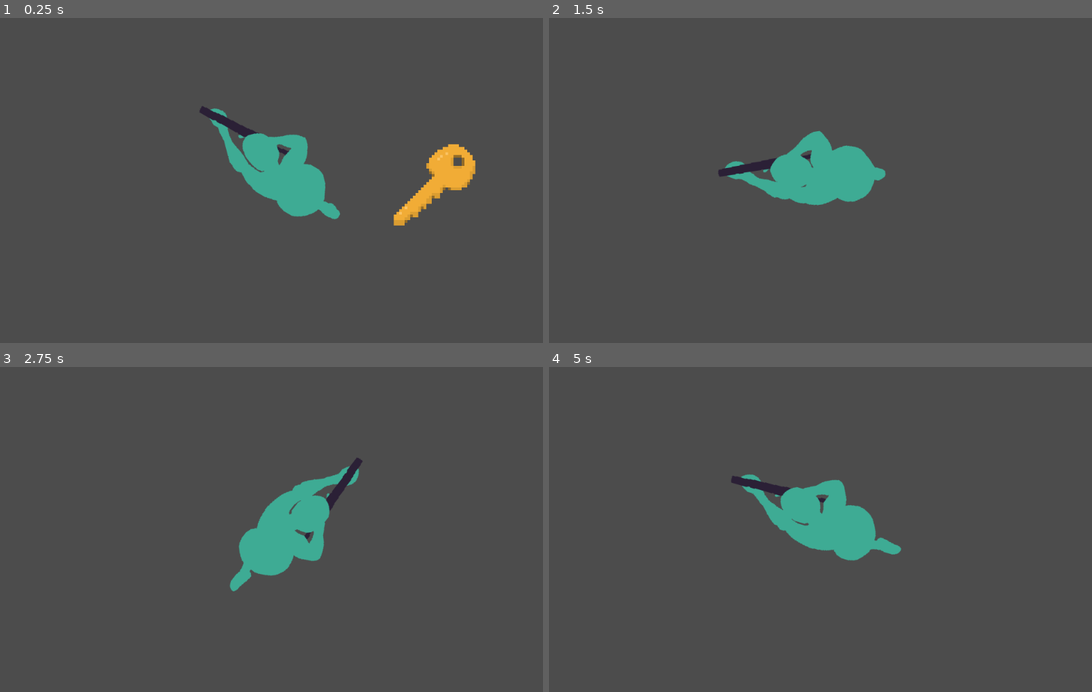
Above: before the commit, frames 1-4 (two rows, left to right).
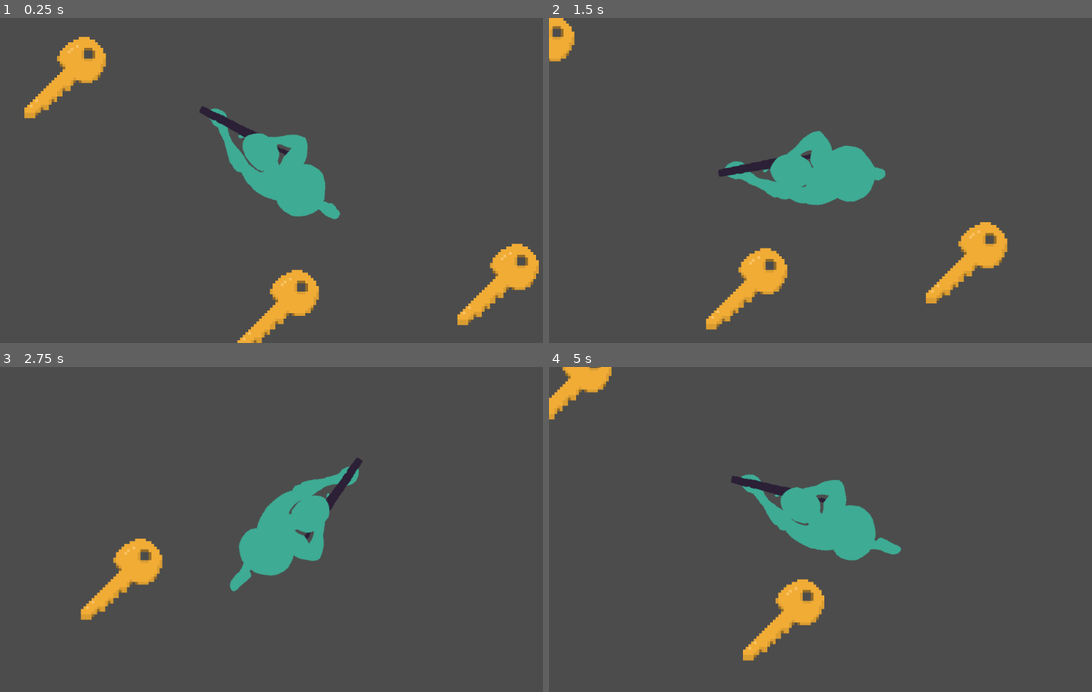
Above: after the commit, the same moments.

Repository: ZeeHatcher/project-vlastos
Game: Godot game, scene res://scenes/main.tscn
Two runs of this game, one before a commit and one after it. Both use one fixed random seed, a clock stepped at 60 frames per second and the inputs below. The project has no main scene, so this scene is started directly.
Inputs (mouse positions are in pixels of both pictures, inside the frame that each line leads up to):
- Up to frame 1 (0.25 s): no input
- Up to frame 2 (1.5 s): tap Enter at 0.5 s; move the mouse to (950, 164) at 0.52 s; press the mouse at (950, 164) at 0.53 s; hold D (right) 0.53-1.28 s; move the mouse to (717, 196) at 1.27 s; release the mouse at (717, 196) at 1.28 s; hold S (down) from 1.28 s (still down); click (717, 196) at 1.35 s
- Up to frame 3 (2.75 s): move the mouse to (331, 458) at 2.02 s; release S (down) at 2.03 s; press the mouse at (331, 458) at 2.03 s; hold D (right) from 2.03 s (still down)
- Up to frame 4 (5 s): move the mouse to (798, 594) at 2.77 s; release D (right) at 2.78 s; release the mouse at (798, 594) at 2.78 s; hold W (up) 2.78-3.53 s; click (798, 594) at 2.85 s; move the mouse to (994, 578) at 3.52 s; press the mouse at (994, 578) at 3.53 s; hold A (left) from 3.53 s (still down); move the mouse to (657, 480) at 4.27 s; release the mouse at (657, 480) at 4.28 s; click (657, 480) at 4.35 s

The runs differ from the first frame. In frame 1, 5.7% of the frame differs, in the area x 4-100%, y 5-100%; in frame 2, 3.4%; in frame 3, 1.5%; in frame 4, 2.3%.

Commit message:
spawn keys in random predetermined locations

Diff:
--- a/entities/key/key.gd
+++ b/entities/key/key.gd
@@ -5,6 +5,5 @@
 
 
 func _on_Key_body_entered(body):
-	print("collected")
 	emit_signal("collected")
 	queue_free()
--- /dev/null
+++ b/scenes/main.gd
@@ -0,0 +1,43 @@
+extends Node2D
+
+
+const KeyScene = preload("res://entities/key/key.tscn")
+
+export(int) var keys_count = 3
+
+var _keys_collected = 0
+
+
+func _ready():
+	randomize()
+	_spawn_keys()
+
+
+func _spawn_keys():
+	var locations = _shuffle($KeyLocations.get_children())
+
+	for n in range(keys_count):
+		var location = locations.pop_back()
+
+		if not location:
+			break
+
+		var key = KeyScene.instance()
+		key.global_position = location.global_position
+		key.connect("collected", self, "_on_Key_collected")
+		add_child(key)
+
+
+func _on_Key_collected():
+	print("collected")
+	_keys_collected += 1
+
+
+func _shuffle(list):
+	var shuffled = []
+	var indices = range(list.size())
+	for i in range(list.size()):
+		var x = randi() % indices.size()
+		shuffled.append(list[indices[x]])
+		indices.remove(x)
+	return shuffled
--- a/scenes/main.tscn
+++ b/scenes/main.tscn
@@ -1,9 +1,48 @@
 [gd_scene load_steps=3 format=2]
 
 [ext_resource path="res://entities/player/player.tscn" type="PackedScene" id=1]
-[ext_resource path="res://entities/key/key.tscn" type="PackedScene" id=2]
+[ext_resource path="res://scenes/main.gd" type="Script" id=3]
 
 [node name="Main" type="Node2D"]
+script = ExtResource( 3 )
+
+[node name="KeyLocations" type="Node2D" parent="."]
+
+[node name="Position2D" type="Position2D" parent="KeyLocations"]
+position = Vector2( -392, -190 )
+__meta__ = {
+"_gizmo_extents_": 100.0
+}
+
+[node name="Position2D2" type="Position2D" parent="KeyLocations"]
+position = Vector2( 5, -250 )
+__meta__ = {
+"_gizmo_extents_": 100.0
+}
+
+[node name="Position2D3" type="Position2D" parent="KeyLocations"]
+position = Vector2( 414, -188 )
+__meta__ = {
+"_gizmo_extents_": 100.0
+}
+
+[node name="Position2D4" type="Position2D" parent="KeyLocations"]
+position = Vector2( -392, 186 )
+__meta__ = {
+"_gizmo_extents_": 100.0
+}
+
+[node name="Position2D5" type="Position2D" parent="KeyLocations"]
+position = Vector2( 0, 240 )
+__meta__ = {
+"_gizmo_extents_": 100.0
+}
+
+[node name="Position2D6" type="Position2D" parent="KeyLocations"]
+position = Vector2( 405, 192 )
+__meta__ = {
+"_gizmo_extents_": 100.0
+}
 
 [node name="Player" parent="." instance=ExtResource( 1 )]
 
@@ -14,6 +53,3 @@
 
 [node name="Camera2D" type="Camera2D" parent="."]
 current = true
-
-[node name="Key" parent="." instance=ExtResource( 2 )]
-position = Vector2( 288, 8 )
